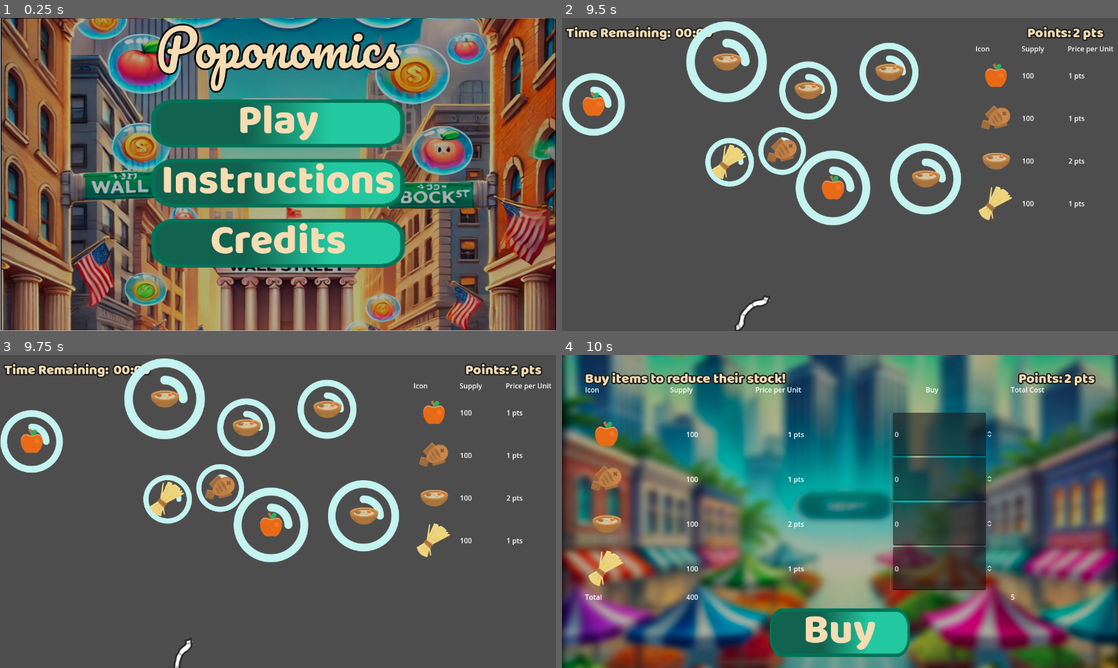
Above: before the commit, frames 1-4 (two rows, left to right).
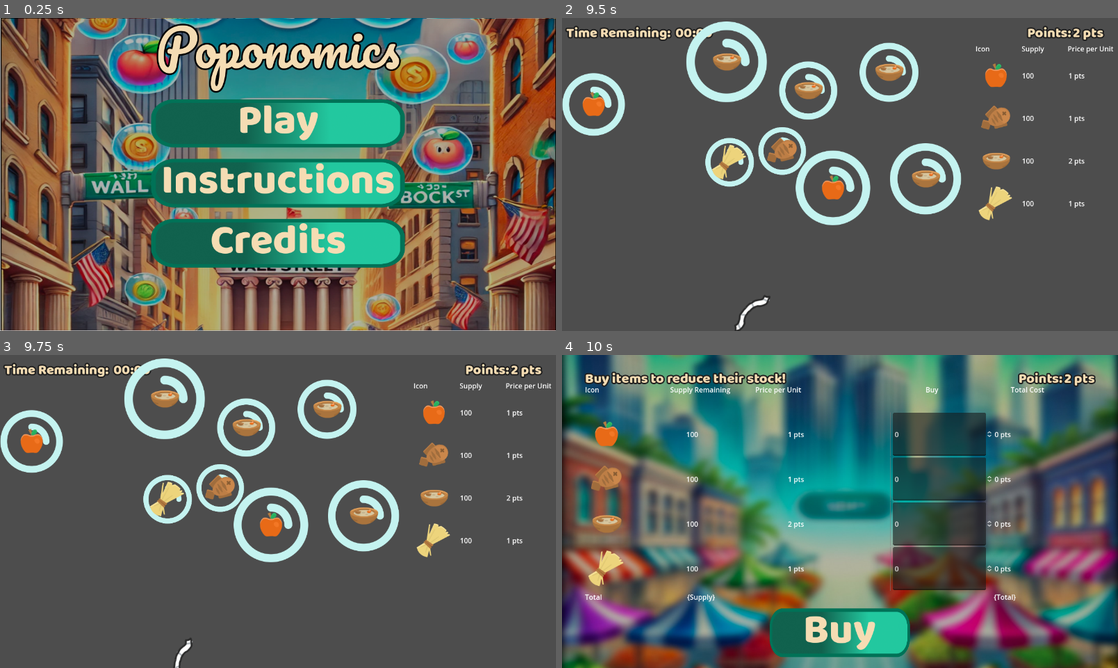
Above: after the commit, the same moments.

Repository: Electroshockist/Poponomics
Game: Godot game, scene res://Scenes/UI/Menus/Main Menu.tscn
Same seed, same stepped clock (60 frames per second), same inputs: the game is played once before the commit and once after it.
Inputs:
- Up to frame 1 (0.25 s): no input
- Up to frame 2 (9.5 s): click "Play" at 0.5 s; tap Enter at 1.25, 4.25, 8 s; hold Right (Right) 1.28-2.03 s; tap Space (Fire) at 1.35, 2, 2.1, 2.85, 3.6, 4.35, 5.1, 5.75, 5.85, 6.6, 7.35, 8.1, 8.75, 8.85 s; hold Left (Left) 2.03-2.78 s; hold Right (Right) 2.78-4.28 s; hold Left (Left) 4.28-6.53 s; hold Right (Right) 6.53-8.78 s; hold Left (Left) from 8.78 s (still down)
- Up to frame 3 (9.75 s): keep holding Left (Left); tap Space (Fire) at 9.6 s
- Up to frame 4 (10 s): keep holding Left (Left)

Frames 1-3 are identical in both runs. In frame 4, 0.3% of the frame differs, in the area x 22-82%, y 10-79%.

Commit message:
Updated UI

Diff:
--- a/Resources/Scripts/MarketResource.gd
+++ b/Resources/Scripts/MarketResource.gd
@@ -11,12 +11,9 @@
 func _on_new_round():
     total_per_round = 0
 
-# func get_max_buyable() -> int:
-#     var max_affordable := floori((GameManager.points as float) / (price as float))
-
-#     return max_affordable if max_affordable < quantity else quantity
-
 func get_max_affordable(budget: float) -> int:
+    # Get the lowest round number that the user can affoerd
     var max_affordable := floori(budget / (price as float))
 
+    # Make sure they can't buy more than are in supply
     return max_affordable if max_affordable < quantity else quantity
--- a/Scenes/UI/Shop.tscn
+++ b/Scenes/UI/Shop.tscn
@@ -9,7 +9,7 @@
 [ext_resource type="Script" path="res://Scripts/UI/total.gd" id="6_dvb3k"]
 [ext_resource type="LabelSettings" uid="uid://d3b8ptiuciqtj" path="res://Resources/LabelSettings.tres" id="6_virxc"]
 
-[node name="Shop" type="Control"]
+[node name="Shop" type="Control" node_paths=PackedStringArray("price", "supply")]
 layout_mode = 3
 anchors_preset = 15
 anchor_right = 1.0
@@ -17,7 +17,9 @@
 grow_horizontal = 2
 grow_vertical = 2
 script = ExtResource("1_lmqty")
-shops = [NodePath("MarginContainer/List/Apple Shop UI"), NodePath("MarginContainer/List/Fish Shop UI"), NodePath("MarginContainer/List/Stew Shop UI"), NodePath("MarginContainer/List/Wheat Shop UI")]
+price = NodePath("MarginContainer/List/Total/Total Cost")
+supply = NodePath("MarginContainer/List/Total/Supply")
+shop_paths = [NodePath("MarginContainer/List/Apple Shop UI"), NodePath("MarginContainer/List/Fish Shop UI"), NodePath("MarginContainer/List/Stew Shop UI"), NodePath("MarginContainer/List/Wheat Shop UI")]
 
 [node name="TextureRect" type="TextureRect" parent="."]
 layout_mode = 1
@@ -64,7 +66,7 @@
 [node name="Supply" type="Label" parent="MarginContainer/List/Header"]
 layout_mode = 2
 size_flags_horizontal = 3
-text = "Supply"
+text = "Supply Remaining"
 
 [node name="Price per Unit" type="Label" parent="MarginContainer/List/Header"]
 layout_mode = 2
@@ -105,12 +107,10 @@
 market = 3
 shop = NodePath("../../..")
 
-[node name="Total" type="HBoxContainer" parent="MarginContainer/List" node_paths=PackedStringArray("price", "quantity")]
+[node name="Total" type="HBoxContainer" parent="MarginContainer/List"]
 layout_mode = 2
 size_flags_vertical = 8
 script = ExtResource("6_dvb3k")
-price = NodePath("Total Cost")
-quantity = NodePath("MarginContainer/Supply")
 
 [node name="Total" type="Label" parent="MarginContainer/List/Total"]
 layout_mode = 2
@@ -118,13 +118,9 @@
 text = "Total
 "
 
-[node name="MarginContainer" type="MarginContainer" parent="MarginContainer/List/Total"]
+[node name="Supply" type="Label" parent="MarginContainer/List/Total"]
 layout_mode = 2
 size_flags_horizontal = 3
-theme_override_constants/margin_left = 37
-
-[node name="Supply" type="Label" parent="MarginContainer/List/Total/MarginContainer"]
-layout_mode = 2
 text = "{Supply}"
 
 [node name="Control" type="Control" parent="MarginContainer/List/Total"]
@@ -135,14 +131,10 @@
 layout_mode = 2
 size_flags_horizontal = 3
 
-[node name="Control3" type="Control" parent="MarginContainer/List/Total"]
-layout_mode = 2
-size_flags_horizontal = 3
-
 [node name="Total Cost" type="Label" parent="MarginContainer/List/Total"]
 layout_mode = 2
 size_flags_horizontal = 3
-text = "{Price}"
+text = "{Total}"
 
 [node name="Buy" type="TextureButton" parent="."]
 layout_mode = 2
--- a/Scenes/UI/Shop_UI.tscn
+++ b/Scenes/UI/Shop_UI.tscn
@@ -37,5 +37,6 @@
 [node name="Total" type="Label" parent="."]
 layout_mode = 2
 size_flags_horizontal = 3
+text = "{Subtotal}"
 
 [connection signal="value_changed" from="SpinBox" to="." method="_on_spin_box_value_changed"]
--- a/Scripts/UI/market_list_element.gd
+++ b/Scripts/UI/market_list_element.gd
@@ -17,4 +17,3 @@
 	if m == market:
 		$Supply.text = "%s" % market_resource.quantity
 		$Price.text = price_string.format({"price": market_resource.price})
-		GameManager.totals_updated.emit()
--- a/Scripts/UI/points_value.gd
+++ b/Scripts/UI/points_value.gd
@@ -1,8 +1,8 @@
 extends Label
 
 func _ready():
-    update_points()
-    GameManager.points_updated.connect(update_points)
+	update_points()
+	GameManager.points_updated.connect(update_points)
 
 func update_points():
-    text = GameManager.points_text.format({"points": GameManager.points})
+	text = GameManager.price_string.format({"price": GameManager.points})
--- a/Scripts/UI/shop.gd
+++ b/Scripts/UI/shop.gd
@@ -2,34 +2,57 @@
 
 class_name Shop
 
-@export var shops = []
-
 @onready var remaining_buget := GameManager.points
 
-@export var _total_cost_label: Label
+@export var price: Label
+
+@export var supply: Label
+
+@export var shop_paths = []
+
+var _shops = []
 
 func _ready():
-    GameManager.totals_updated.connect(_on_totals_updated)
+    GameManager.cart_updated.connect(_on_cart_updated)
+
+    for shop_path in shop_paths:
+        var s: Shop_UI = get_node(shop_path)
+
+        _shops.append(s)
+
+
+func _on_cart_updated():
+    remaining_buget = GameManager.points
+
+    var price_sum := 0
+    var quantity_sum := 0
+
+    for s in _shops:
+        var market_resource: MarketResource = s.market_resource
+        var spinbox: SpinBox = s.find_child("SpinBox")
+
+        remaining_buget -= spinbox.value as int * market_resource.price
+
+        price_sum += market_resource.price * spinbox.value as int
+        quantity_sum += market_resource.quantity
+
+    price.text = GameManager.price_string.format({"price": price_sum})
+    supply.text = "%s" % quantity_sum
 
 func _on_buy_pressed() -> void:
     var sum = 0
-    for shop_path in shops:
-        var shop: Shop_UI = get_node(shop_path)
+    for s in _shops:
+        var market_resource: MarketResource = s.market_resource
 
-        var market_resource: MarketResource = shop.market_resource
+        var spinbox: SpinBox = s.find_child("SpinBox")
 
-        var spinbox := shop.find_child("SpinBox")
-
-        GameManager.points -= spinbox.value * market_resource.price
-        market_resource.quantity -= spinbox.value
+        GameManager.points -= spinbox.value as int * market_resource.price
+        market_resource.quantity -= spinbox.value as int
 
         sum += market_resource.quantity
 
     if sum <= 0:
         MenuManager.load_scene(MenuManager.SCENE.WIN)
-        return
+
     MenuManager.load_scene(MenuManager.SCENE.GAME)
     GameManager.round_started()
-
-func _on_totals_updated():
-    remaining_buget = GameManager.points - int(_total_cost_label.text)
--- a/Scripts/UI/shop_ui.gd
+++ b/Scripts/UI/shop_ui.gd
@@ -3,27 +3,48 @@
 @export var market: GameManager.MARKETS
 
 @onready var market_resource: MarketResource = GameManager.market_resources[market]
+#--- Nodes ---#
+@onready var supply_label: Label = $Supply
 
-@onready var spinbox := $SpinBox
+@onready var price_label: Label = $Price
+
+@onready var total_cost_label: Label = $Total
+
+@onready var spinbox: SpinBox = $SpinBox
 
 @export var shop: Shop
-
-const price_string = "{price} pts"
+#-------------#
 
 func _ready():
+	$Icon.texture = market_resource.icon
+
+	_update_supply_text(market_resource.quantity)
+	_update_price_text(market_resource.price)
+
+	total_cost_label.text = GameManager.price_string.format({"price": spinbox.value * market_resource.price})
+
+	GameManager.cart_updated.connect(_on_cart_updated)
+
 	spinbox.max_value = market_resource.get_max_affordable(GameManager.points)
 
-	$Icon.texture = market_resource.icon
-	GameManager.market_updated.connect(market_changed)
+func _on_spin_box_value_changed(value: float) -> void:
+	$Total.text = GameManager.price_string.format({"price": value * market_resource.price})
+	GameManager.cart_updated.emit()
 
-	market_changed(market)
+func _on_cart_updated():
+	# Set spinbox maximum to max affordable
+	spinbox.max_value = market_resource.get_max_affordable(shop.remaining_buget)
 
-func market_changed(m: GameManager.MARKETS):
-	if m == market:
-		$Supply.text = "%s" % market_resource.quantity
-		$Price.text = price_string.format({"price": market_resource.price})
-		GameManager.totals_updated.emit()
+	# Update supply remaining text
+	# upply remaining = total supply - amount in cart
+	_update_supply_text((market_resource.quantity - spinbox.value) as int)
 
+	# Update total cost label
+	# total cost = amount in cart * price
+	total_cost_label.text = GameManager.price_string.format({"price": spinbox.value * market_resource.price})
 
-func _on_spin_box_value_changed(value: float) -> void:
-	$Total.text = price_string.format({"price": value * market_resource.price})
+func _update_supply_text(supply: int):
+	$Supply.text = "%s" % supply
+
+func _update_price_text(value: float):
+	price_label.text = GameManager.price_string.format({"price": value})
--- a/Scripts/UI/total.gd
+++ b/Scripts/UI/total.gd
@@ -1,18 +1 @@
 extends HBoxContainer
-
-@export var price: Label
-@export var quantity: Label
-
-func _ready():
-    GameManager.totals_updated.connect(_on_totals_updated)
-    _on_totals_updated()
-
-func _on_totals_updated():
-    var price_sum := 0
-    var quantity_sum := 0
-    for i in GameManager.market_resources:
-        price_sum += GameManager.market_resources[i].price
-        quantity_sum += GameManager.market_resources[i].quantity
-
-    price.text = "%s" % price_sum
-    quantity.text = "%s" % quantity_sum
--- a/Scripts/game_manager.gd
+++ b/Scripts/game_manager.gd
@@ -3,7 +3,7 @@
 const round_cap := 2
 const round_time_sec := 10 # 120
 
-const points_text = "{points} pts"
+const price_string = "{price} pts"
 
 enum MARKETS {
 	APPLE,
@@ -21,7 +21,7 @@
 
 signal points_updated
 signal market_updated(market: MARKETS)
-signal totals_updated()
+signal cart_updated
 signal round_ended
 
 @onready var timer: Timer = Timer.new()
@@ -77,6 +77,5 @@
 
 	round_ended.emit()
 
-
 func _on_round_end():
 	MenuManager.load_scene(MenuManager.SCENE.SHOP)
